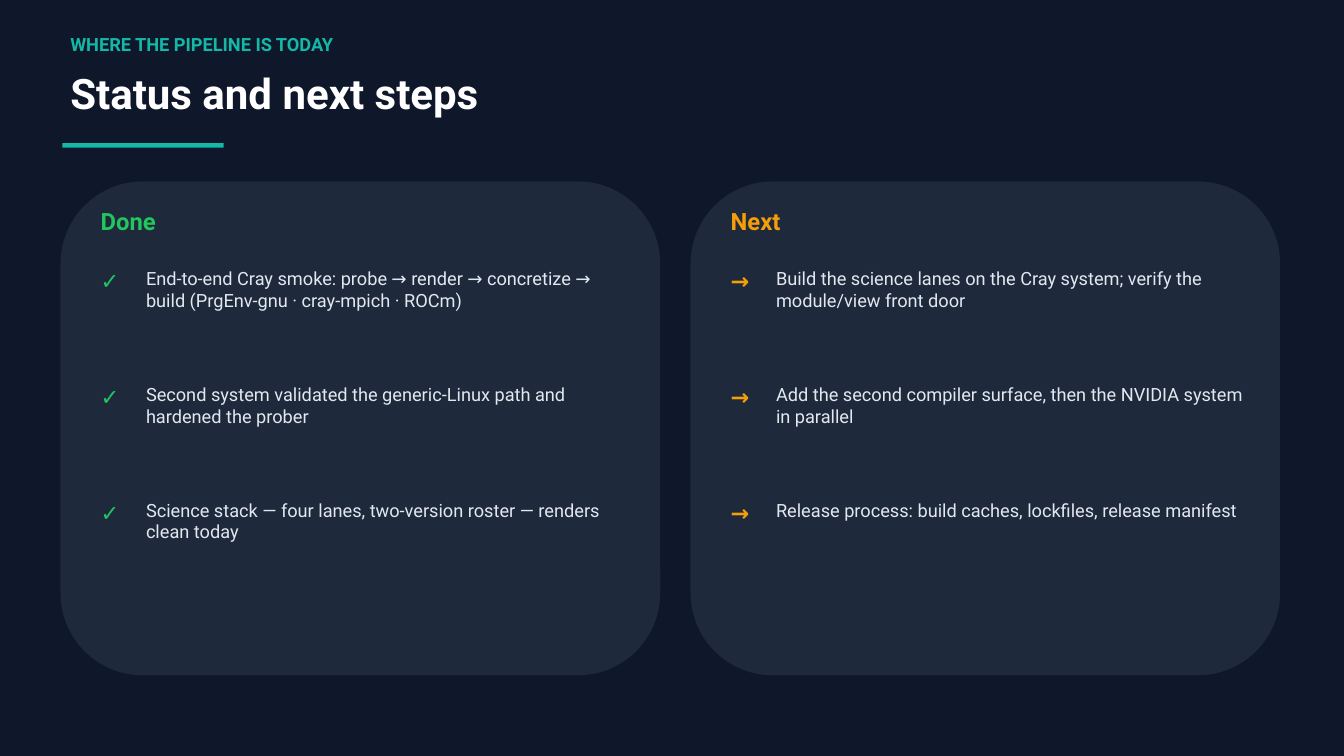
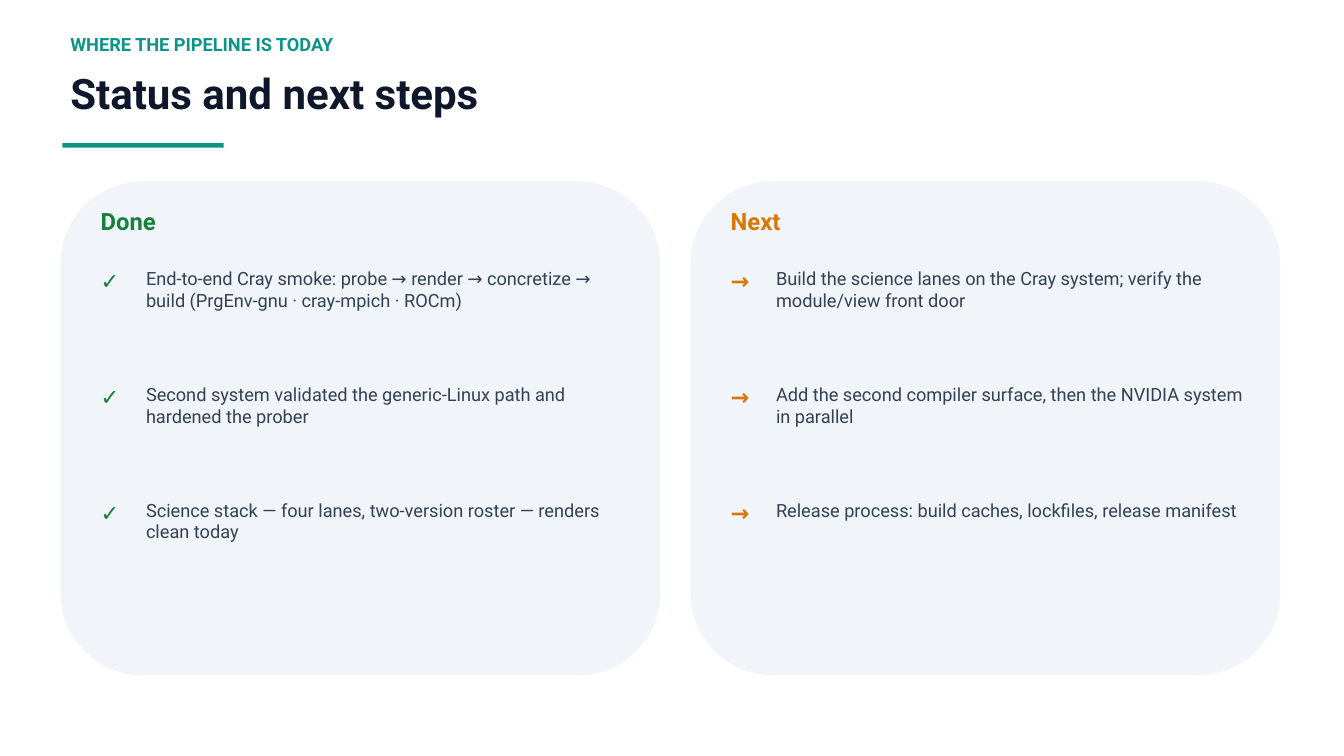
Before and after one commit to ray12514/stack-planning, a slide deck: slide 8 of presentations/cse_lanes_model.pptx. Drawn at 1344x756 pixels with LibreOffice and Linux fonts; fonts in the diff are those of the drawing. Boxes give left, top, right and bottom in pixels: in the first picture for what was removed or moved away, otherwise in the second. Text is boxed around its words. In the diff, an @@ line names an element or a change of style, - is before the commit and + after.

Commit message:
Redraw the build-flow schematic; restyle the deck to light theme
cse_build_flow.pptx: the original schematic structure redrawn clean —
six-stage pipeline, Core+Foundation built once, dashed reuse edges into
two pilot compiler surfaces (Cray: cse/gcc + cse/cce with cray-mpich
lanes; Linux: cse/gcc + system default with openmpi lanes), user-flow
strip and legend. Deck restyled to white background with the same lane
color language; validation/vocabulary cards tightened. Both verified
slide-by-slide through Keynote PDF export.

```diff
--- a/presentations/cse_lanes_model.pptx
+++ b/presentations/cse_lanes_model.pptx
@@ rectangle removed at [0, 0, 1344, 756] @@
@@ text "WHERE THE PIPELINE IS TODAY" at [70, 38, 333, 51]: text colour #14B8A6 to #0D9488 @@
@@ text "Status and next steps" at [70, 77, 479, 118]: text colour #FFFFFF to #0F172A @@
@@ rectangle at [63, 143, 224, 147]: fill #14B8A6 to #0D9488 @@
@@ rounded rectangle at [60, 181, 660, 676]: fill #1E293B to #F1F5F9 @@
@@ rounded rectangle at [691, 181, 1280, 676]: fill #1E293B to #F1F5F9 @@
@@ text colour #22C55E to #15803D in 4 elements at [101, 213, 156, 231], [91, 262, 131, 313], [91, 378, 131, 429], [91, 494, 131, 544] @@
@@ text colour #F59E0B to #D97706 in 4 elements at [731, 213, 781, 231], [721, 262, 761, 313], [721, 378, 761, 429], [721, 494, 761, 544] @@
@@ text colour #E2E8F0 to #334155 in 6 elements at [146, 271, 571, 311], [146, 387, 565, 427], [146, 503, 599, 542], [776, 271, 1202, 308], [776, 387, 1243, 427], [776, 503, 1236, 521] @@
```
Also in this commit, not shown: 7 other slides changed, 4 other files.
